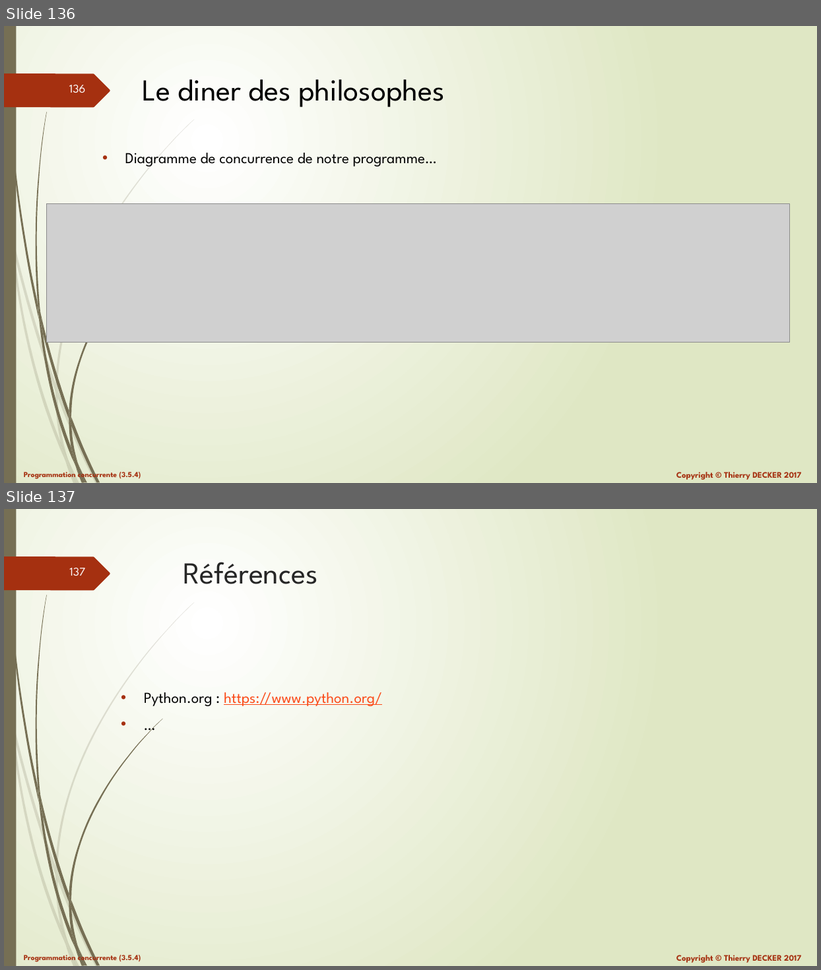
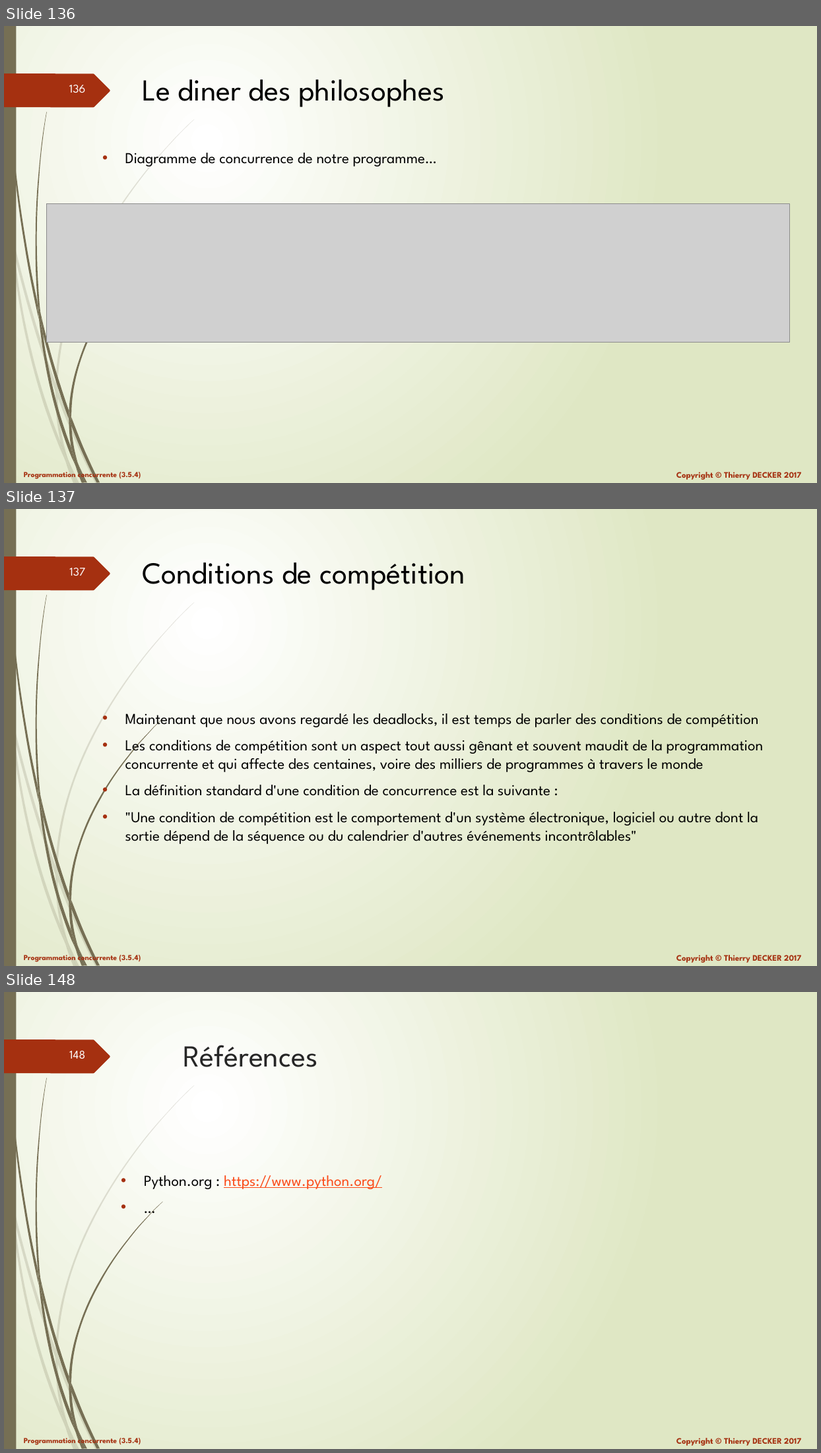
Before and after one commit to VikmanTheRacoon/learning-python, a slide deck: documentations/python-103.pptx. Shown one above the other, each under a label of ours: slides 136 and 137 before the commit, slides 136, 137 and 148 after it; the slides between them are not shown. The pictures are 821x970 and 821x1453 pixels, drawn with LibreOffice and Linux fonts; fonts in the diff are those of the drawing; grey boxes stand for pictures. Boxes give left, top, right and bottom in pixels: in the first picture for what was removed or moved away, otherwise in the second. Text is boxed around its words. In the diff, an @@ line names an element or a change of style, - is before the commit and + after.

```diff
--- a/documentations/python-103.pptx
+++ b/documentations/python-103.pptx
@@ slide 137 added at bbox=[4, 509, 817, 966], background gradient #FFFFFF to #DFE8C4; not listed: 27 template elements that a slide beside it also shows @@
@@ title added at bbox=[142, 562, 465, 590], 36 pt, text #000000 @@
+Conditions de compétition
@@ text added at bbox=[125, 714, 764, 844], 18 pt, text #000000 @@
+• Maintenant que nous avons regardé les deadlocks, il est temps de parler des conditions de compétition
+• Les conditions de compétition sont un aspect tout aussi gênant et souvent maudit de la programmation concurrente et qui affecte des centaines, voire des milliers de programmes à travers le monde
+• La définition standard d'une condition de concurrence est la suivante :
+• "Une condition de compétition est le comportement d'un système électronique, logiciel ou autre dont la sortie dépend de la séquence ou du calendrier d'autres événements incontrôlables"
@@ what was slide 137 is now slide 148 @@
@@ page number at bbox=[69, 1051, 85, 1059]: text changed @@
-137
+148
```
Also in this commit, not shown: 10 other slides added, 1 other file.
